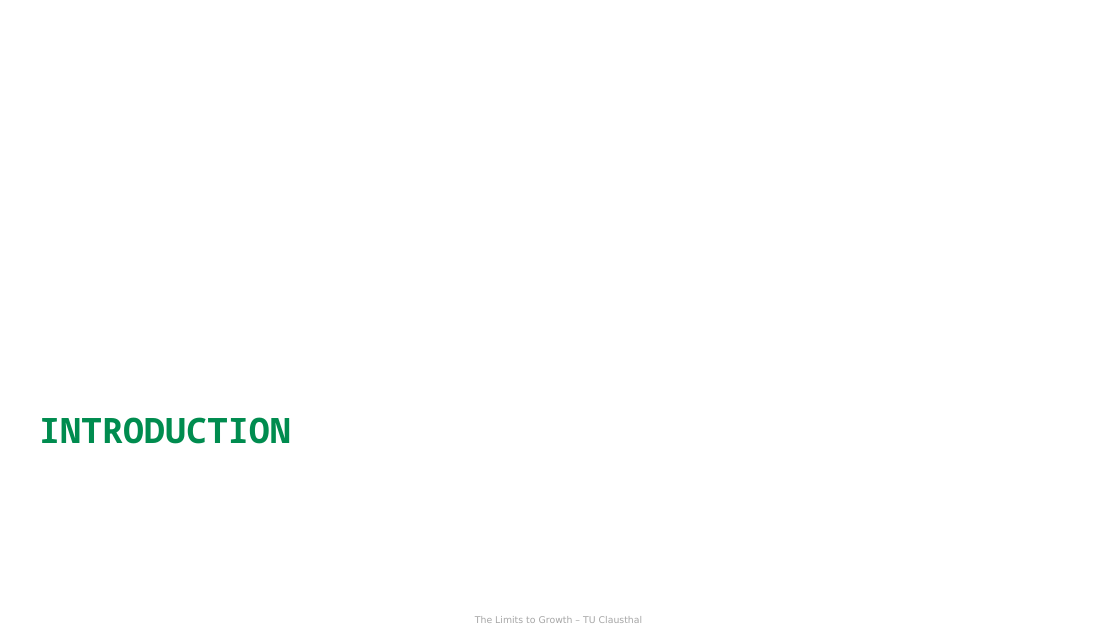
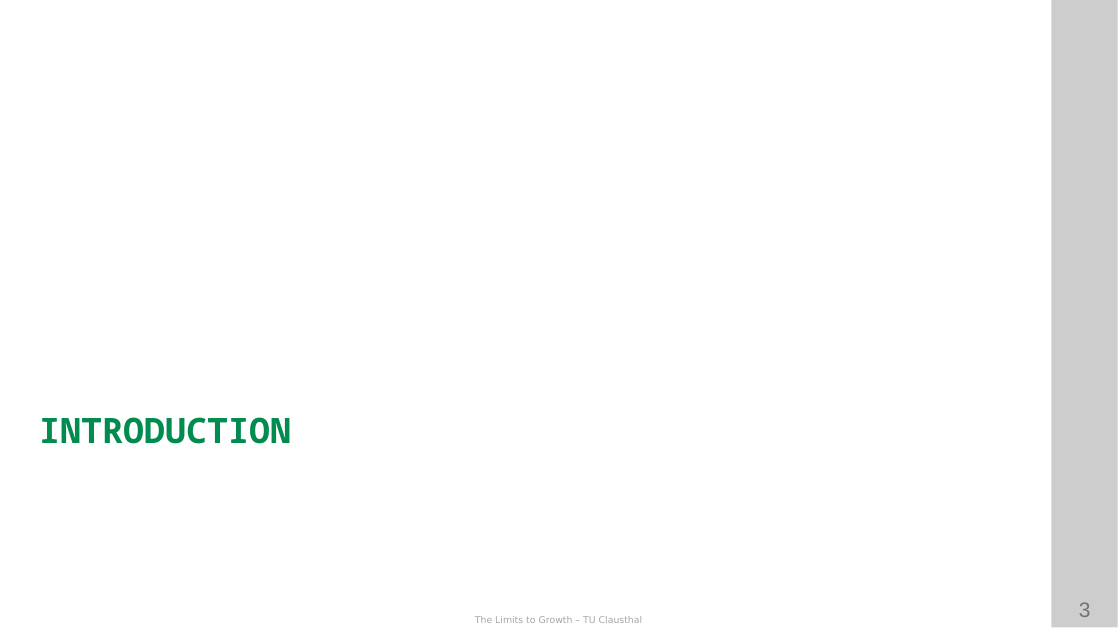
Before and after one commit to ETCE-LAB/teaching-material, a slide deck: slide 3 of The-Limits-to-Growth/LTG-L10-Beyond-the-Circular-Economy--Part-1.pptx. Drawn at 1120x630 pixels with LibreOffice and Linux fonts; fonts in the diff are those of the drawing; background and template pictures are left out. Boxes give left, top, right and bottom in pixels: in the first picture for what was removed or moved away, otherwise in the second. Text is boxed around its words. In the diff, an @@ line names an element or a change of style, - is before the commit and + after.

```diff
--- a/The-Limits-to-Growth/LTG-L10-Beyond-the-Circular-Economy--Part-1.pptx
+++ b/The-Limits-to-Growth/LTG-L10-Beyond-the-Circular-Economy--Part-1.pptx
@@ rectangle added at box(1052, 0, 1118, 628), fill #000000 at 10% opacity @@
@@ rectangle added at box(1052, 0, 1118, 628), fill #000000 at 10% opacity @@
@@ page number added at box(1079, 602, 1091, 617), 18 pt, text #808080 @@
+3
```
Also in this commit, not shown: 6 other slides changed, 1 slide added, 3 other files.
